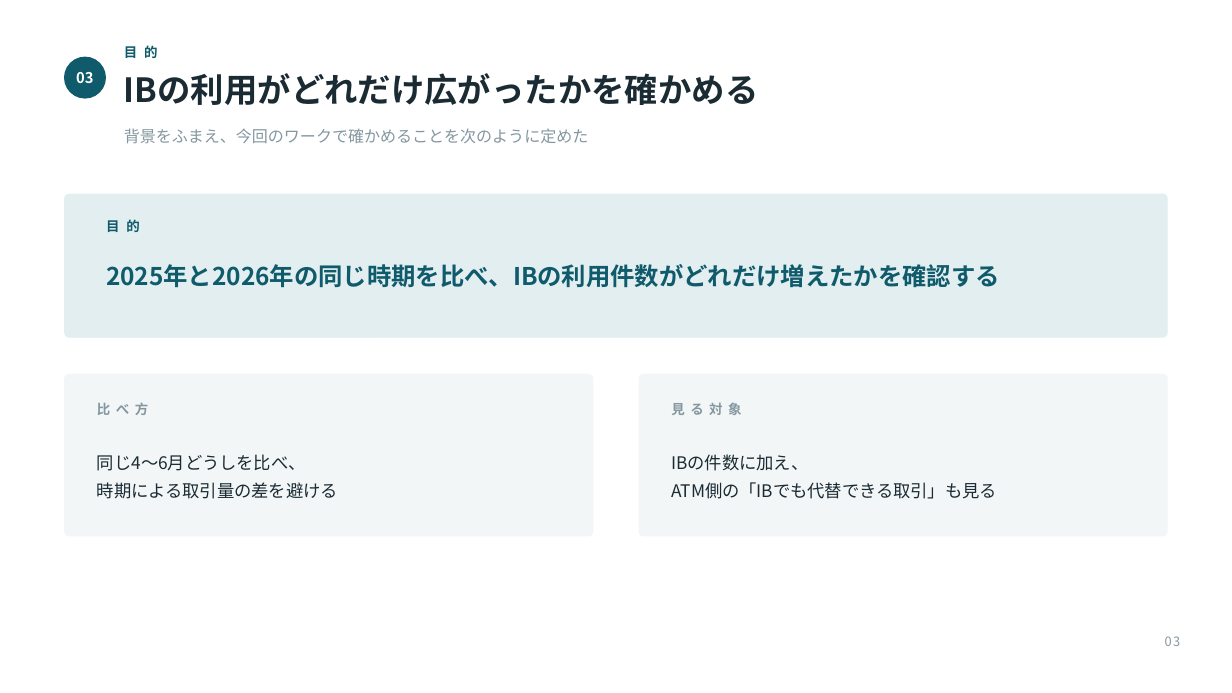
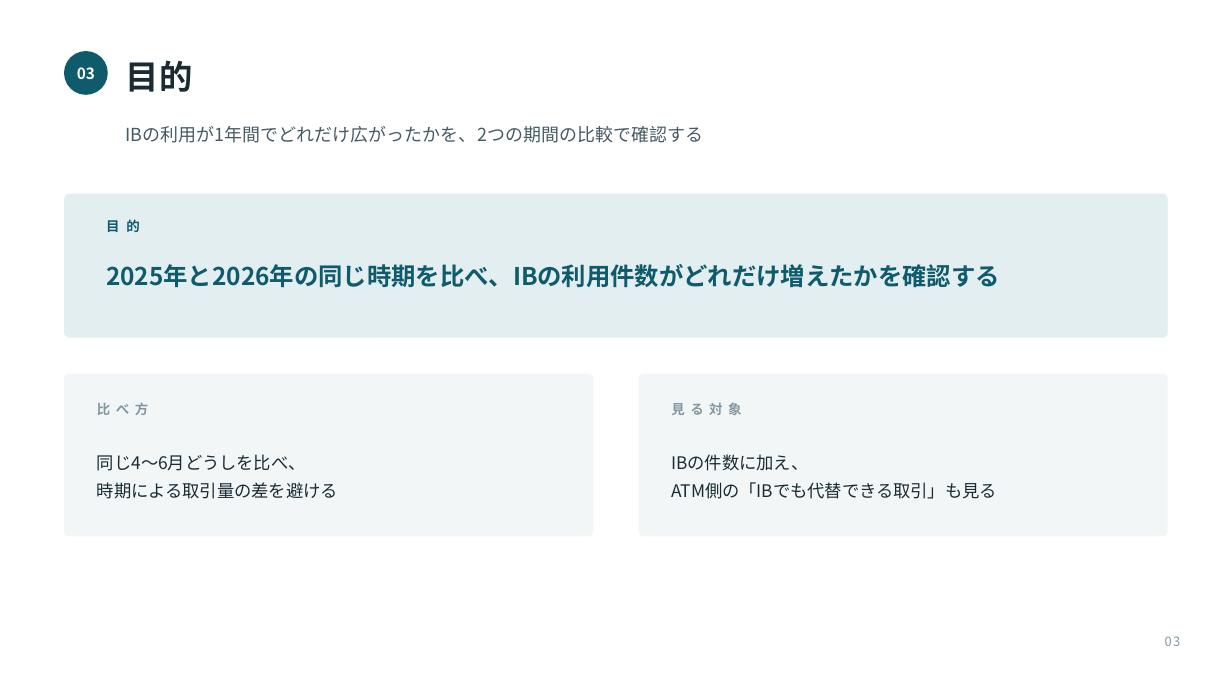
Before and after one commit to takumi66666/my-website, a slide deck: slide 3 of presentation/DYNATREK_成果発表.pptx. Drawn at 1232x693 pixels with LibreOffice and Linux fonts; fonts in the diff are those of the drawing. Boxes give left, top, right and bottom in pixels: in the first picture for what was removed or moved away, otherwise in the second. Text is boxed around its words. In the diff, an @@ line names an element or a change of style, - is before the commit and + after.

```diff
--- a/presentation/DYNATREK_成果発表.pptx
+++ b/presentation/DYNATREK_成果発表.pptx
@@ text "03" at <box>77,67,95,79</box>: size 11.5 to 12 pt @@
@@ ellipse: place and size @@
-ellipse at <box>65,57,105,98</box>
+ellipse at <box>65,52,107,94</box>
@@ text removed at <box>124,73,759,105</box> @@
-IBの利用がどれだけ広がったかを確かめる
@@ text at <box>126,60,193,92</box>: text changed; size 10.5 to 26 pt; text colour #0F5A6B to #1A2B33 @@
-目 的
+目的
@@ text at <box>126,126,703,143</box>: text changed; size 12.5 to 14 pt; text colour #8497A0 to #465A63 @@
-背景をふまえ、今回のワークで確かめることを次のように定めた
+IBの利用が1年間でどれだけ広がったかを、2つの期間の比較で確認する
```
Also in this commit, not shown: 8 other slides changed, 1 other file.
